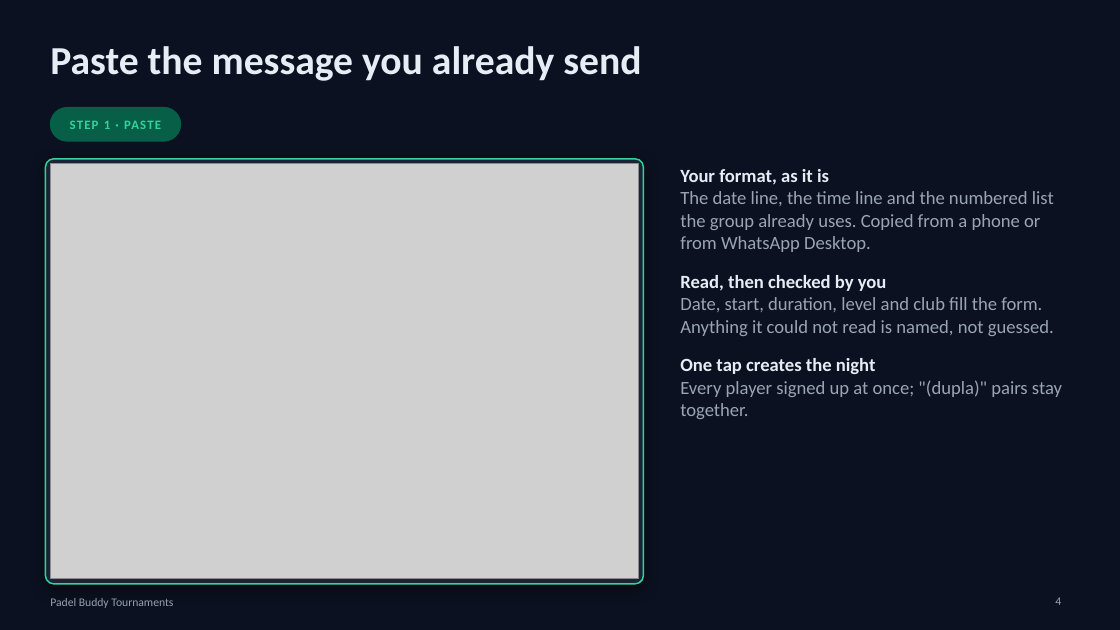
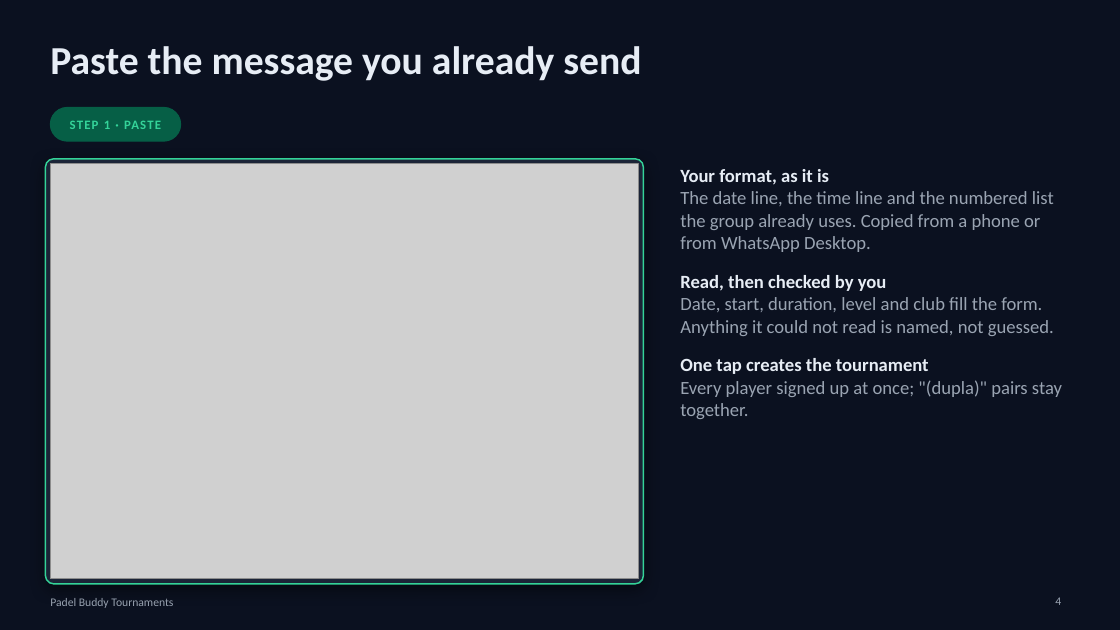
Before and after one commit to michaelengelandreasen/padel-buddy-tournament-planner, a slide deck: slide 4 of docs/deck/out/padel-buddy-for-organizers.pptx. Drawn at 1120x630 pixels with LibreOffice and Linux fonts; fonts in the diff are those of the drawing; grey boxes stand for pictures. Boxes give left, top, right and bottom in pixels: in the first picture for what was removed or moved away, otherwise in the second. Text is boxed around its words. In the diff, an @@ line names an element or a change of style, - is before the commit and + after.

```diff
--- a/docs/deck/out/padel-buddy-for-organizers.pptx
+++ b/docs/deck/out/padel-buddy-for-organizers.pptx
@@ text at (680,358,929,374): text changed @@
-One tap creates the night
+One tap creates the tournament
```
Also in this commit, not shown: 7 other slides changed, 3 other files.
